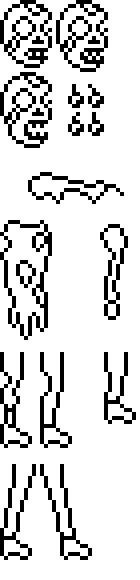
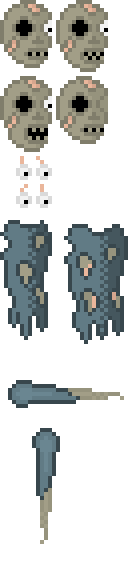
Two versions of the same layered image (140×580). Layer-by-layer changes:
painted on "Background" over [0, 0, 136, 560]
